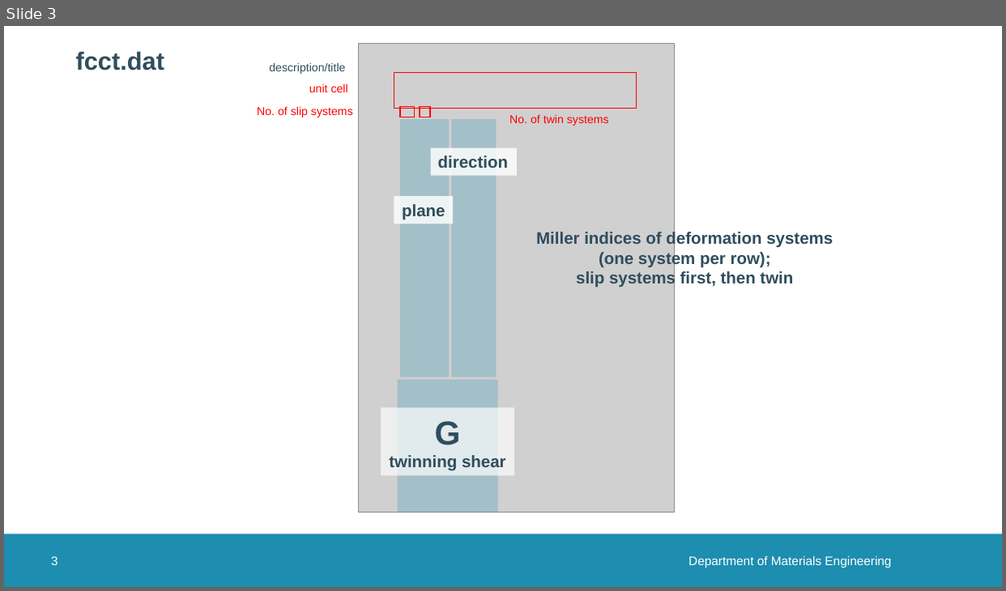
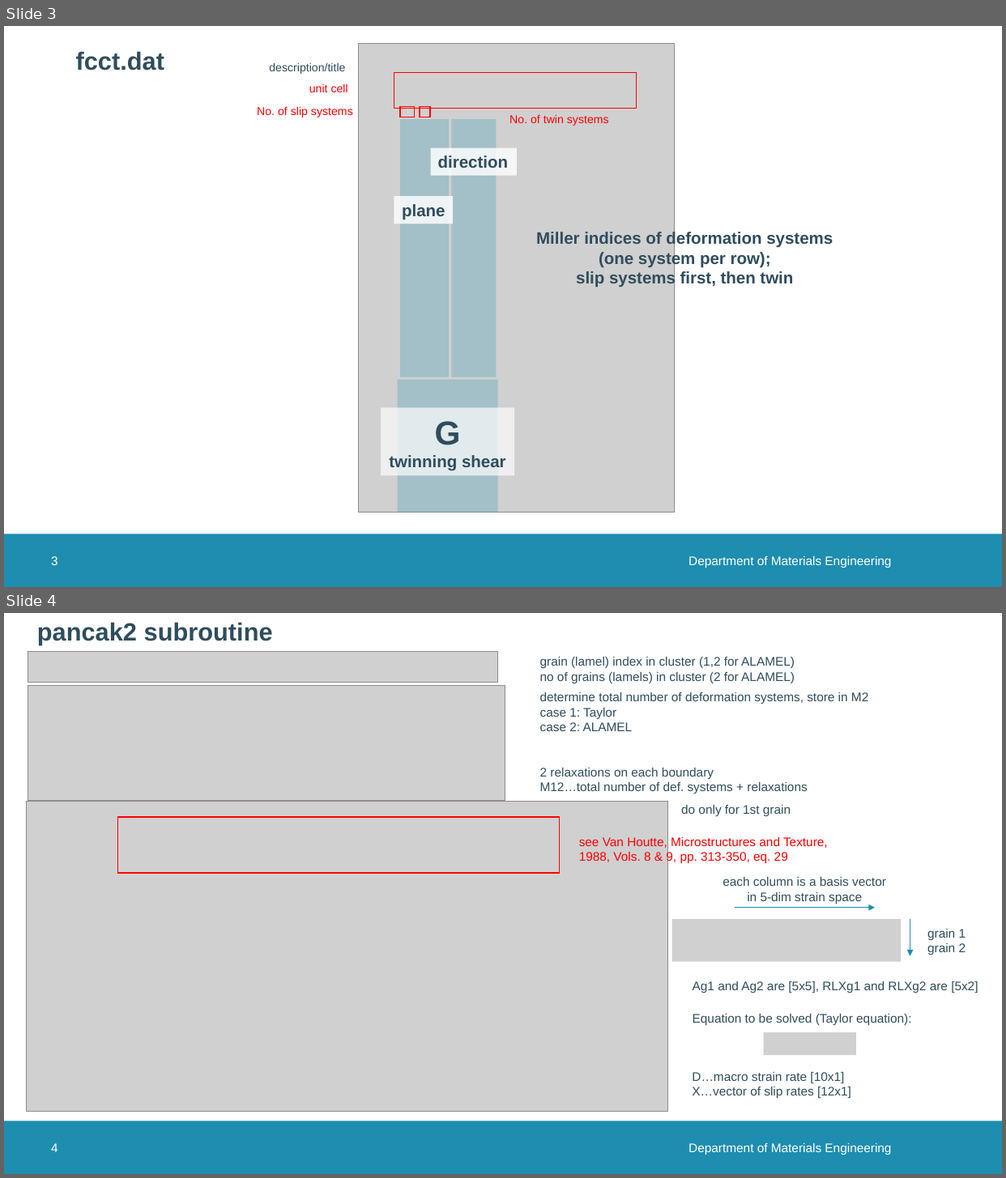
Before and after one commit to comp-mater-sci/CrysP, a slide deck: people/mbonisch/pre dat file format.pptx. Shown one above the other, each under a label of ours: slide 3 before the commit, slides 3 and 4 after it. The pictures are 1006x591 and 1006x1178 pixels, drawn with LibreOffice and Linux fonts; fonts in the diff are those of the drawing; grey boxes stand for pictures; background and template pictures are left out. Boxes give left, top, right and bottom in pixels: in the first picture for what was removed or moved away, otherwise in the second. Text is boxed around its words. In the diff, an @@ line names an element or a change of style, - is before the commit and + after.

Commit message:
* link to pancak2 subroutine added

```diff
--- a/people/mbonisch/pre dat file format.pptx
+++ b/people/mbonisch/pre dat file format.pptx
@@ slide 4 added at (x1=4, y1=613, x2=1002, y2=1174), background #FFFFFF; not listed: 1 template element that a slide beside it also shows @@
@@ text added at (x1=37, y1=622, x2=273, y2=645), 24 pt, text #2F4D5D, bold @@
+pancak2 subroutine
@@ picture added at (x1=28, y1=652, x2=498, y2=683) @@
@@ text added at (x1=540, y1=657, x2=795, y2=668), 12 pt, text #2F4D5D @@
+grain (lamel) index in cluster (1,2 for ALAMEL)
@@ text added at (x1=540, y1=672, x2=795, y2=683), 12 pt, text #2F4D5D @@
+no of grains (lamels) in cluster (2 for ALAMEL)
@@ picture added at (x1=28, y1=686, x2=505, y2=800) @@
@@ text added at (x1=540, y1=692, x2=868, y2=794), 12 pt, text #2F4D5D @@
+determine total number of deformation systems, store in M2
+case 1: Taylor
+case 2: ALAMEL
+2 relaxations on each boundary
+M12…total number of def. systems + relaxations
@@ picture added at (x1=27, y1=801, x2=668, y2=1112) @@
@@ text added at (x1=681, y1=805, x2=791, y2=816), 12 pt, text #2F4D5D @@
+do only for 1st grain
@@ rectangle added at (x1=117, y1=817, x2=560, y2=873), outline #FF0000 1 pt @@
@@ text added at (x1=579, y1=837, x2=828, y2=864), 12 pt, text #FF0000 @@
+see Van Houtte, Microstructures and Texture, 1988, Vols. 8 & 9, pp. 313-350, eq. 29
@@ text added at (x1=722, y1=877, x2=886, y2=904), 12 pt, text #2F4D5D @@
+each column is a basis vector in 5-dim strain space
@@ picture added at (x1=671, y1=919, x2=901, y2=962) @@
@@ arrow added from (735, 908) to (875, 908), #1D8DB0 0.5 pt @@
@@ arrow added from (910, 919) to (910, 956), #1D8DB0 0.5 pt @@
@@ text added at (x1=927, y1=929, x2=966, y2=955), 12 pt, text #2F4D5D @@
+grain 1
+grain 2
@@ text added at (x1=692, y1=982, x2=978, y2=993), 12 pt, text #2F4D5D @@
+Ag1 and Ag2 are [5x5], RLXg1 and RLXg2 are [5x2]
@@ text added at (x1=692, y1=1014, x2=911, y2=1025), 12 pt, text #2F4D5D @@
+Equation to be solved (Taylor equation):
@@ picture added at (x1=764, y1=1033, x2=857, y2=1055) @@
@@ text added at (x1=692, y1=1072, x2=851, y2=1098), 12 pt, text #2F4D5D @@
+D…macro strain rate [10x1]
+X…vector of slip rates [12x1]
@@ page number added at (x1=51, y1=1144, x2=58, y2=1152), 12 pt, text #FFFFFF @@
+4
@@ text added at (x1=688, y1=1144, x2=891, y2=1155), 12 pt, text #FFFFFF @@
+Department of Materials Engineering
```
Also in this commit, not shown: 1 slide changed.
